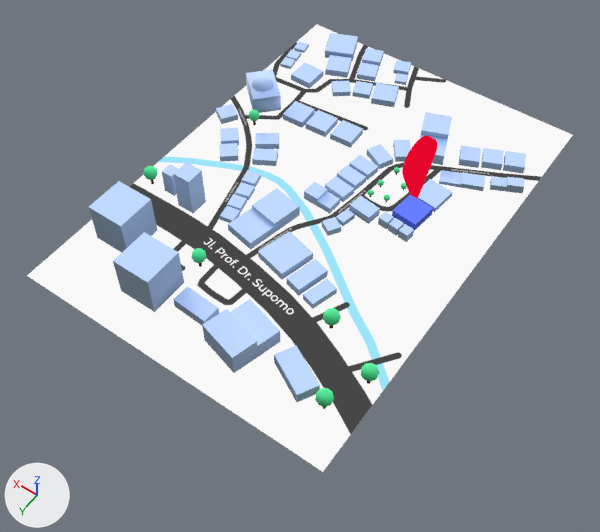
The glTF model static/models/map/map.glb as it was, and as the next commit left it.
The view is the same before and after, from a camera (50 mm lens) standing at (-1.53, 2.3, 3.0) and looking at (-0.12, 0.32, -0.1). The axes (+X, +Y, +Z) are drawn at lower left. The lights are the same throughout. Where no turn or scale is listed for an object, it has been applied to the vertices. Vertices at the same position are counted once.

The older version as bpy lines, for what is in view:
```python
me_environment = bpy.data.meshes.new('Environment')
me_environment.from_pydata(...)  # 1469 vertices, 2381 faces; spans x -0.9..0.69, y -1.34..0.81, z -0.01..0.22
# faces by material slot: [715, 1512, 144, 10]
me_environment.materials.append(mat_building)
me_environment.materials.append(mat_trees)
me_environment.materials.append(mat_wood)
me_environment.materials.append(mat_destination)
me_location_001 = bpy.data.meshes.new('Location.001')
me_location_001.from_pydata(...)  # 64 vertices, 128 faces; spans x -0.029..0.029, y -0.106..0.106, z 0.0..0.356
me_location_001.materials.append(mat_anchor)
me_map_001 = bpy.data.meshes.new('Map.001')
me_map_001.from_pydata(...)  # 88 vertices, 86 faces; spans x -0.82..0.82, y -1.15..1.15, z 0.0
me_map_001.materials.append(mat_material)
ob_environment = bpy.data.objects.new('Environment', me_environment)
ob_environment.location = (0.115, 0.197, 0.0)
ob_location_001 = bpy.data.objects.new('Location.001', me_location_001)
ob_location_001.location = (-0.413, -0.181, 0.124)
ob_map_001 = bpy.data.objects.new('Map.001', me_map_001)
ob_map_001.location = (0.0, 0.0, 0.0)
```
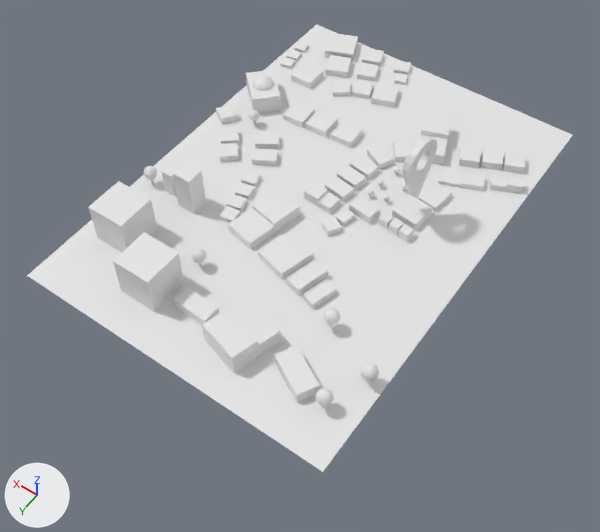
Where the change shows, as pixel boxes [x1, y1, x2, y2] in the pictures (600 x 532 px):
'Map.001', recoloured: [27, 24, 573, 472] in both
'Location.001', recoloured (red to grey): [402, 136, 437, 199] in both
part 1 of me_environment, recoloured (blue to white): [89, 33, 526, 402] in both
part 2 of me_environment, recoloured (green to white): [143, 110, 407, 407] in both
part 3 of me_environment, recoloured: [151, 121, 404, 409] in both
part 4 of me_environment, recoloured (blue to white): [392, 195, 433, 231] in both

The change in detail:
me_location_001 has 64 vertices, 128 faces and spans x -0.029..0.029, y -0.106..0.106, z 0.0..0.356.
me_location_001 no longer uses material mat_anchor.
me_map_001 has 88 vertices, 86 faces and spans x -0.82..0.82, y -1.15..1.15, z 0.0.
me_map_001 no longer uses material mat_material.
me_environment has 1469 vertices, 2381 faces and spans x -0.9..0.69, y -1.34..0.81, z -0.01..0.22.
me_environment is used by ob_environment; location (0.115, 0.197, 0.0).
me_environment part 1: 715 faces spanning x -0.9..0.69, y -1.34..0.81, z -0.01..0.22 switch from mat_building to no material.
me_environment part 2: 1512 faces spanning x -0.9..0.66, y -0.64..0.76, z 0.02..0.12 switch from mat_trees to no material.
me_environment part 3: 144 faces spanning x -0.87..0.63, y -0.63..0.73, z 0.0..0.08 switch from mat_wood to no material.
me_environment part 4: 10 faces spanning x -0.61..-0.46, y -0.45..-0.3, z 0.0..0.04 switch from mat_destination to no material.
me_environment part 5: the surface is now shaded flat.
